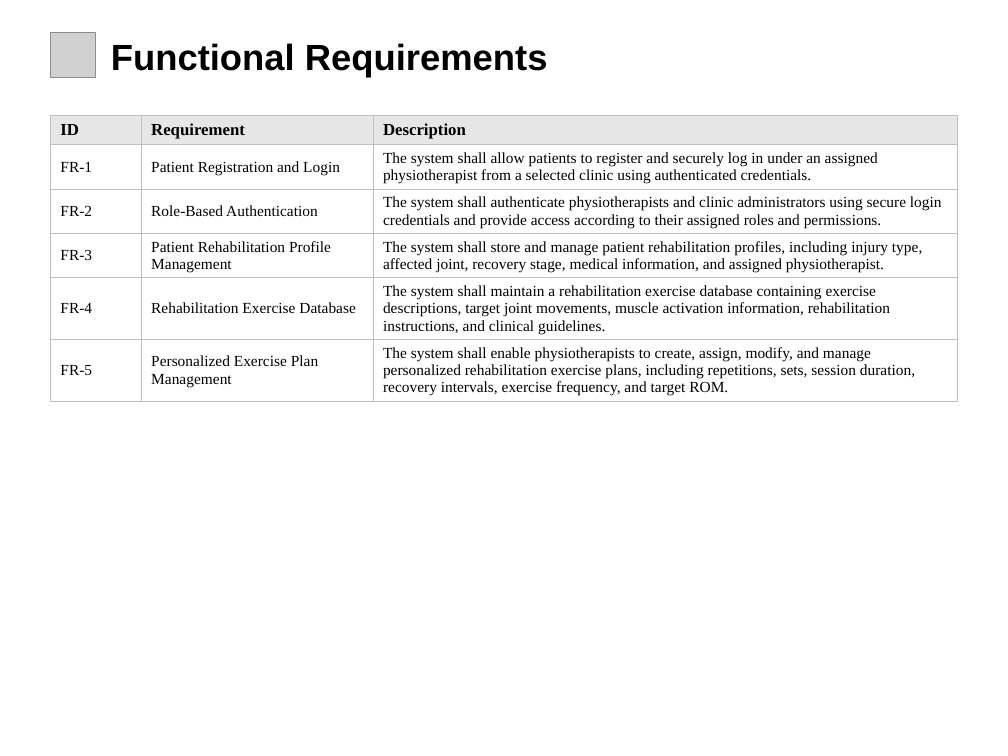
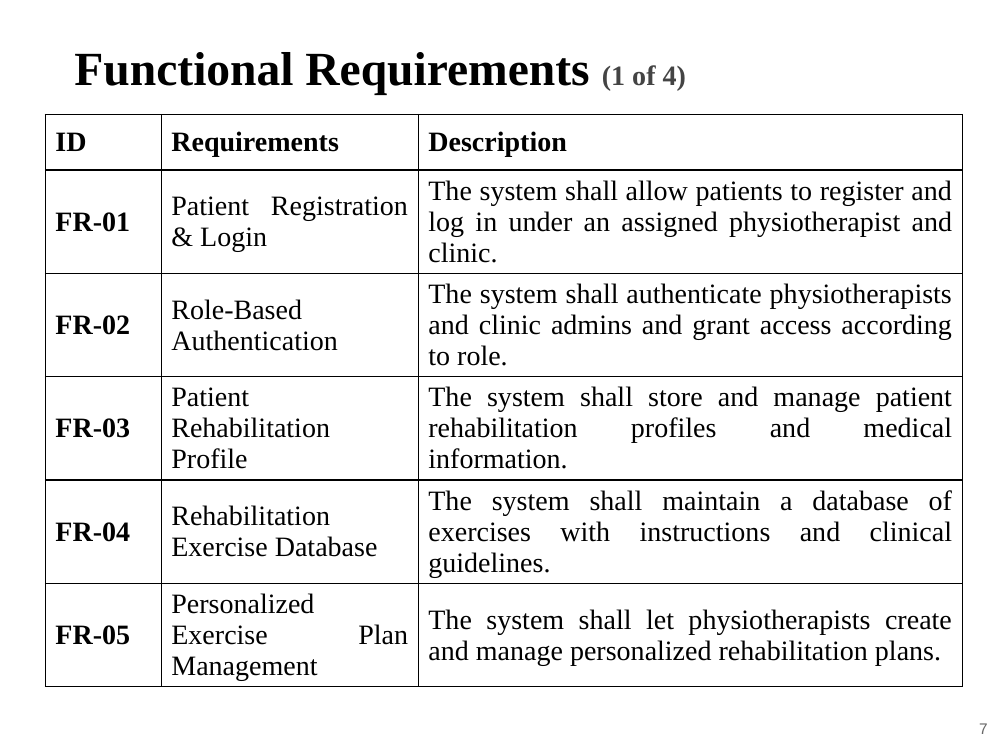
Before and after one commit to Tehreem-cmpsc/intelirehab, a slide deck: slide 8 of docs/presentations/InteliRehab_60_Percent_Presentation.pptx (slide 6 before the commit). Drawn at 1008x756 pixels with LibreOffice and Linux fonts; fonts in the diff are those of the drawing; grey boxes stand for pictures. Boxes give left, top, right and bottom in pixels: in the first picture for what was removed or moved away, otherwise in the second. Text is boxed around its words. In the diff, an @@ line names an element or a change of style, - is before the commit and + after.

```diff
--- a/docs/presentations/InteliRehab_60_Percent_Presentation.pptx
+++ b/docs/presentations/InteliRehab_60_Percent_Presentation.pptx
@@ picture removed at <box>50,32,96,78</box> @@
@@ text at <box>74,52,686,95</box>: text changed; size 26 to 34 pt; font Arial to Times New Roman @@
-Functional Requirements
+Functional Requirements (1 of 4)
@@ table at <box>45,115,963,725</box> @@
-row 1, column 2: Requirement
+row 1, column 2: Requirements
-row 2: FR-1 | Patient Registration and Login | The system shall allow patients to register and securely log in under an assigned physiotherapist from a selected clinic using authenticated credentials.
+row 2: FR-01 | Patient Registration & Login | The system shall allow patients to register and log in under an assigned physiotherapist and clinic.
-row 3, column 1: FR-2
+row 3, column 1: FR-02
-row 3, column 3: The system shall authenticate physiotherapists and clinic administrators using secure login credentials and provide access according to their assigned roles and permissions.
+row 3, column 3: The system shall authenticate physiotherapists and clinic admins and grant access according to role.
-row 4: FR-3 | Patient Rehabilitation Profile Management | The system shall store and manage patient rehabilitation profiles, including injury type, affected joint, recovery stage, medical information, and assigned physiotherapist.
+row 4: FR-03 | Patient Rehabilitation Profile | The system shall store and manage patient rehabilitation profiles and medical information.
-row 5, column 1: FR-4
+row 5, column 1: FR-04
-row 5, column 3: The system shall maintain a rehabilitation exercise database containing exercise descriptions, target joint movements, muscle activation information, rehabilitation instructions, and clinical guidelines.
+row 5, column 3: The system shall maintain a database of exercises with instructions and clinical guidelines.
-row 6, column 1: FR-5
+row 6, column 1: FR-05
-row 6, column 3: The system shall enable physiotherapists to create, assign, modify, and manage personalized rehabilitation exercise plans, including repetitions, sets, session duration, recovery intervals, exercise frequency, and target ROM.
+row 6, column 3: The system shall let physiotherapists create and manage personalized rehabilitation plans.
@@ fill #E7E6E6 to #FFFFFF in row 1 @@
@@ size 12 to 20 pt in "ID", "Description" @@
@@ size 11 to 20 pt in "Role-Based Authentication", "Rehabilitation Exercise Database", "Personalized Exercise Plan Management" @@
@@ alignment left to justified @@
@@ borders changed @@
@@ table: place and size @@
-table at <box>50,116,958,400</box>
+table at <box>45,115,963,725</box>
@@ text added at <box>979,723,988,734</box>, 11 pt, text #666666 @@
+7
```
Also in this commit, not shown: 12 other slides changed, 24 slides added, 12 slides removed, 55 other files.
